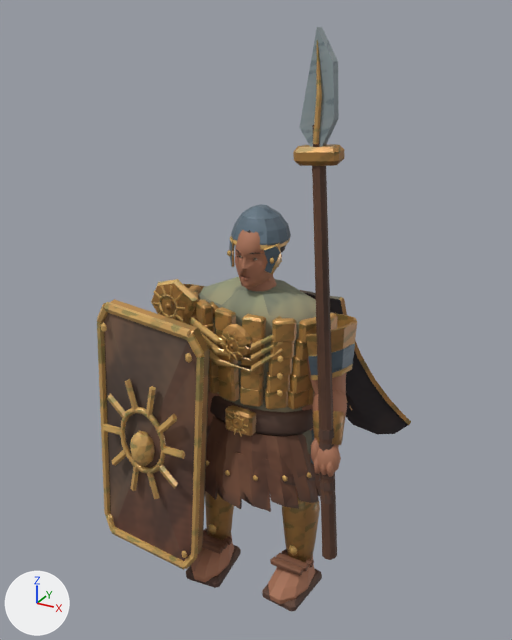
The glTF model public/assets/mobile/aurelia.glb: old version first, new version second.
Camera for both pictures: a camera (50 mm lens) standing at (1.23, -2.26, 2.39) and looking at (-0.06, 0.1, 1.21). The lights are fixed; the arrows at lower left show +X, +Y and +Z. The picture after the commit comes second. Vertices at exactly the same position are counted once.

The older version as bpy lines, for what is in view:
```python
me_aurelia_color_and_skin = bpy.data.meshes.new('aurelia color and skin')
me_aurelia_color_and_skin.from_pydata(...)  # 5229 vertices, 9413 faces; spans x -0.66..0.52, y -0.36..0.5, z -0.01..2.34
me_aurelia_color_and_skin.materials.append(mat_painted_metal_edges__textile_and_clay)
ob_aurelia = bpy.data.objects.new('aurelia', me_aurelia_color_and_skin)
ob_aurelia.location = (0.0, 0.0, 0.0)
```
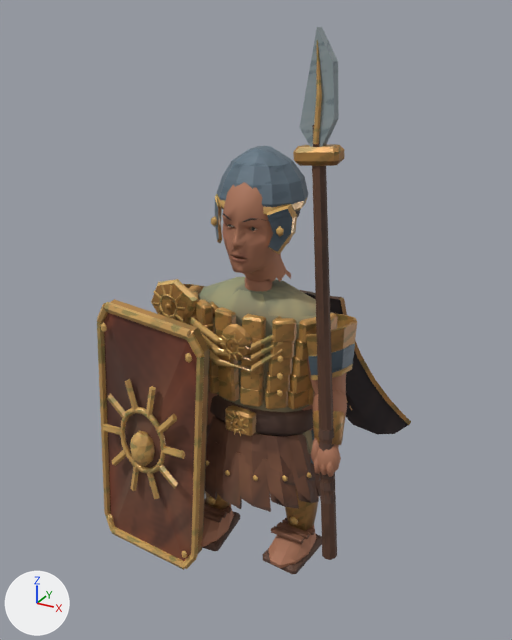
The newer file is also rescaled (x1.04), turned or shifted as a whole; pictures and numbers use the older file's frame.

What the commit changed:
me_aurelia_color_and_skin is used by ob_aurelia; location (0.0, 0.0, 0.0).
me_aurelia_color_and_skin had 5229 vertices, 9413 faces and spanned x -0.66..0.52, y -0.36..0.5, z -0.01..2.34.
me_aurelia_color_and_skin now has 5230 vertices, 9415 faces and spans x -0.66..0.52, y -0.36..0.5, z 0.13..2.34.
me_aurelia_color_and_skin part 1: the loose piece of 12 vertices spanning x -0.1..-0.08, y -0.07..-0.06, z 1.53..1.55 is moved by (-0.05, -0.03, 0.12).
me_aurelia_color_and_skin part 2: the loose piece of 12 vertices spanning x 0.08..0.1, y -0.07..-0.06, z 1.53..1.55 is moved by (0.05, -0.03, 0.12).
me_aurelia_color_and_skin part 3: the loose piece of 12 vertices spanning x -0.21..-0.17, y -0.1..-0.08, z 0.18..0.24 is moved by (0.0, 0.0, 0.16).
me_aurelia_color_and_skin part 4: the loose piece of 40 vertices spanning x -0.26..-0.12, y -0.09..0.06, z 0.12..0.49 is scaled about its middle by (1, 1, 0.772), then moved by (0.0, 0.0, 0.14).
me_aurelia_color_and_skin part 5: the loose piece of 12 vertices spanning x 0.17..0.21, y -0.04..-0.03, z 0.18..0.24 is moved by (0.0, 0.0, 0.16).
me_aurelia_color_and_skin part 6: the loose piece of 40 vertices spanning x 0.12..0.26, y -0.04..0.12, z 0.12..0.49 is rebuilt with 39 vertices and now spans x 0.12..0.26, y -0.04..0.12, z 0.3..0.58.
me_aurelia_color_and_skin part 7: 14 loose pieces with 298 vertices, spanning x -0.29..0.29, y -0.23..0.11, z -0.01..1.58, are deleted.
me_aurelia_color_and_skin part 8: 84 vertices moved from x -0.34..0.29, y -0.19..0.15, z 0.38..1.69 to x -0.36..0.27, y -0.19..0.15, z 0.5..1.64; 616 vertices removed from x -0.4..0.46, y -0.21..0.46, z 0.37..1.72; 916 vertices added at x -0.37..0.36, y -0.23..0.18, z 0.2..1.93.
me_aurelia_color_and_skin part 9: 1894 kept faces spanning x -0.65..0.52, y -0.31..0.49, z 0.14..2.3 get new texture (UV) coordinates.
me_aurelia_color_and_skin part 10: 3903 kept faces spanning x -0.66..0.52, y -0.36..0.5, z 0.13..2.34 get new vertex colours.

Changed parts and their boxes (x1, y1, x2, y2) in the pictures (512 x 640 px; the box of a moved part takes in the faces that stretch with it):
'aurelia', reshaped (6% shorter): before (97, 27, 411, 611); after (97, 27, 411, 574)
part 1 of me_aurelia_color_and_skin, moved or reshaped: before (227, 250, 231, 257); after (211, 217, 217, 227)
part 2 of me_aurelia_color_and_skin, moved or reshaped: before (270, 258, 274, 264); after (276, 226, 284, 237)
part 3 of me_aurelia_color_and_skin, moved or reshaped: before (208, 524, 216, 535); after (207, 497, 216, 505)
part 4 of me_aurelia_color_and_skin, moved or reshaped (mostly hidden afterwards): before (205, 491, 234, 540); after (205, 491, 230, 510)
part 5 of me_aurelia_color_and_skin, moved or reshaped: before (289, 545, 297, 556); after (290, 516, 298, 525)
part 6 of me_aurelia_color_and_skin, rebuilt: before (282, 497, 320, 562); after (285, 489, 319, 531)
part 7 of me_aurelia_color_and_skin, deleted: before (186, 249, 322, 611)
part 8 of me_aurelia_color_and_skin, moved or reshaped: before (153, 204, 407, 512); after (161, 146, 344, 574)
part 9 of me_aurelia_color_and_skin, surface changed: before (104, 230, 341, 561); after (104, 279, 341, 561)
part 10 of me_aurelia_color_and_skin, recoloured: (102, 144, 345, 570) in both
